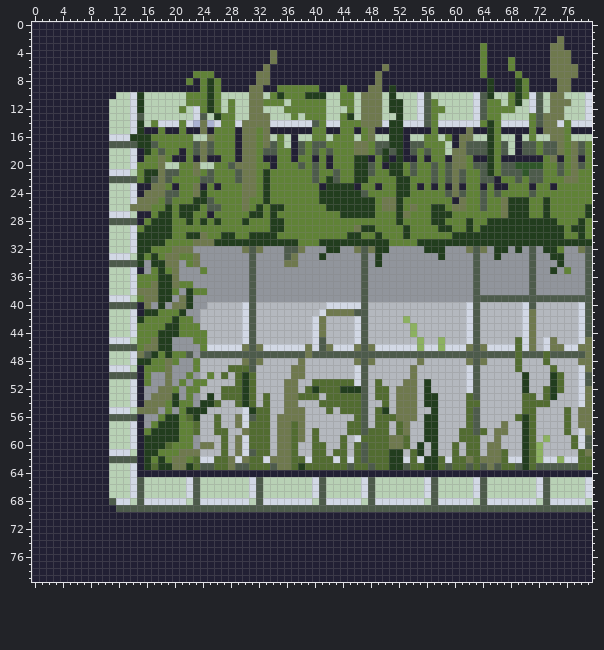
A sprite sheet gets an edit: GreatMeadow/Assets/Features/Maze_Namespace/Tiles/TileSprites/East.png. The picture above is the old version.
The file is 80x80 pixels. Colours within 5 levels of each other are drawn and written as one.
After the commit:
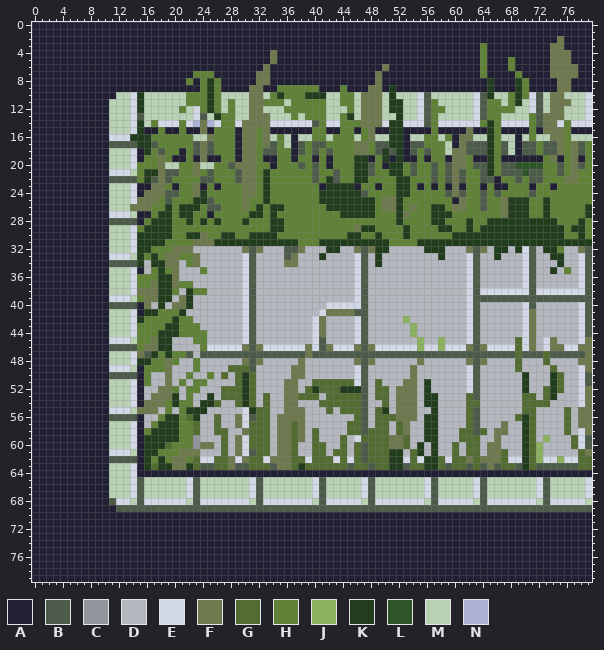
Palette (. is transparent): A #222034  B #4d5b4b  C #91959c  D #b4b8be  E #d2d8e5  F #6f794e  G #526c31  H #608237  J #8cb160  K #223d1e  L #2f5629  M #b8d1b5  N #aab1d1
Difference:
The edit turns colour C into colour D in row 32 at x 23 to 29, 33 to 35, 39 to 41, 44 to 45, 51 to 55, 59 to 61, 65, 68, 72 and 76 to 77; in row 33 at x 24 to 29, 32 to 35, 38 to 40, 42 to 45, 48, 50 to 57, 59 to 61, 64 to 65, 67 to 69, 72 to 73 and 76 to 77; in row 34 at x 16, 21, 24 to 29, 32 to 35, 38 to 45, 48, 50 to 61, 64 to 69, 72 to 74 and 76 to 77; in row 35 at x 16, 21 to 23, 25 to 29, 32 to 45, 48 to 61, 64 to 69, 72 to 73, 75 and 77; in row 36 at x 21 to 29, 32 to 45, 48 to 61, 64 to 69 and 72 to 77; in row 37 at x 23 to 29, 32 to 45, 48 to 61, 64 to 69 and 72 to 77.
The edit turns colour C into colour D in row 38 at x 21, 25 to 29, 32 to 45 and 48 to 61; in row 39 at x 20, 23 to 29, 32 to 45 and 48 to 61; in row 40 at x 17, 19 and 23 to 24; in row 41 at x 22 to 23; in row 42 at x 23; in row 45 at x 20 to 22.
The edit turns colour C into colour D in row 46 at x 20 to 23; in row 47 at x 23; in row 48 at x 21 to 22; in row 49 at x 20 to 22; in row 50 at x 17 to 18, 20 to 21 and 23; in row 51 at x 17 to 18, 20 and 22.
The edit turns colour C into colour D in row 52 at x 16 to 17 and 21; in row 53 at x 16, 21 and 23; in row 54 at x 23; in row 55 at x 18 and 20; in row 56 at x 16 to 17; in row 57 at x 16.
The edit turns colour C into colour E in row 32 at x 70; in rows 33 to 37 at x 30, 46, 62, 70 and 78; in row 38 at x 30, 46, 62, 64 to 70 and 72 to 78; in row 39 at x 30, 46 and 62.
